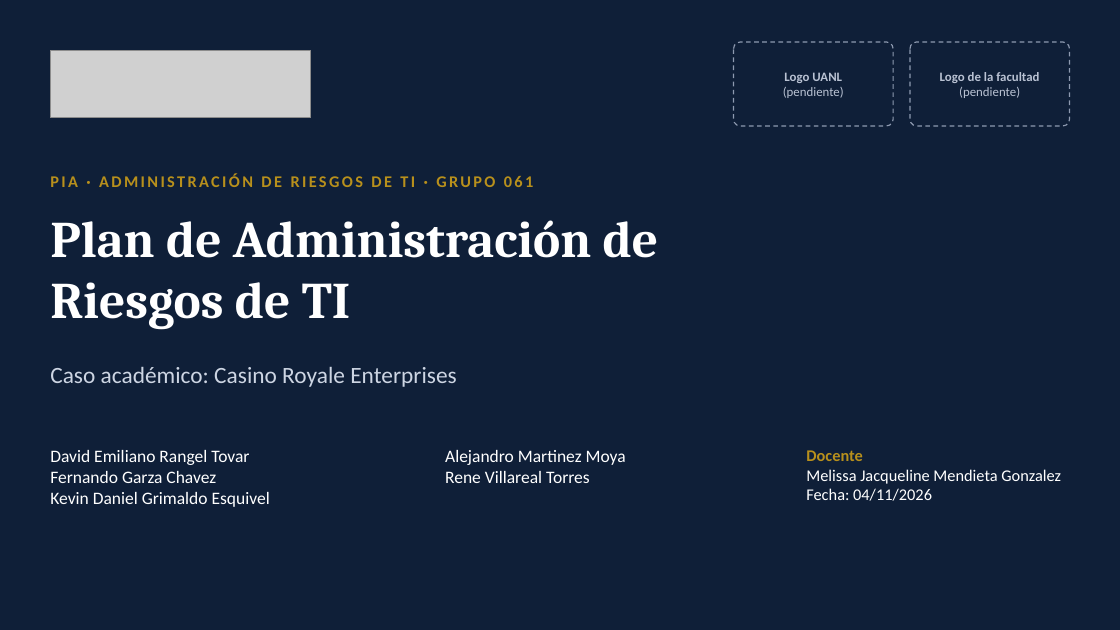
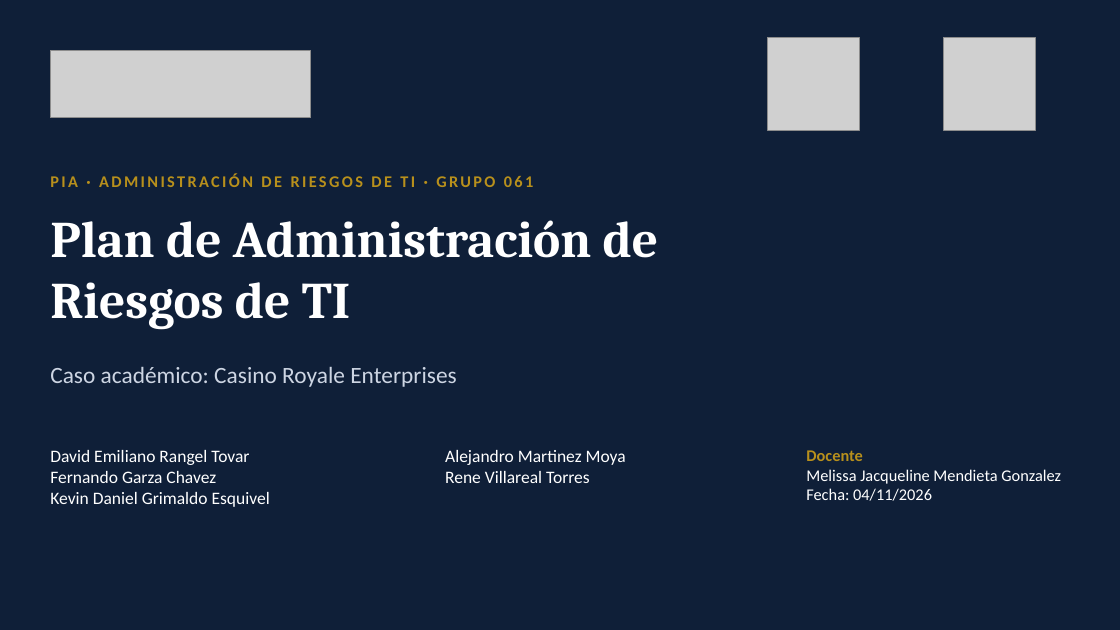
Before and after one commit to KevinDGE/PIA_ARS, a slide deck: slide 1 of entregables/Presentacion_Ejecutiva_Casino_Royale.pptx. Drawn at 1120x630 pixels with LibreOffice and Linux fonts; fonts in the diff are those of the drawing; grey boxes stand for pictures. Boxes give left, top, right and bottom in pixels: in the first picture for what was removed or moved away, otherwise in the second. Text is boxed around its words. In the diff, an @@ line names an element or a change of style, - is before the commit and + after.

```diff
--- a/entregables/Presentacion_Ejecutiva_Casino_Royale.pptx
+++ b/entregables/Presentacion_Ejecutiva_Casino_Royale.pptx
@@ rounded rectangle removed at box(734, 42, 893, 126) @@
@@ picture added at box(767, 38, 860, 130) @@
@@ rounded rectangle removed at box(910, 42, 1070, 126) @@
@@ picture added at box(944, 38, 1036, 130) @@
@@ text removed at box(783, 72, 844, 98) @@
-Logo UANL
-(pendiente)
@@ text removed at box(940, 72, 1039, 98) @@
-Logo de la facultad
-(pendiente)
```
Also in this commit, not shown: 8 other files.
